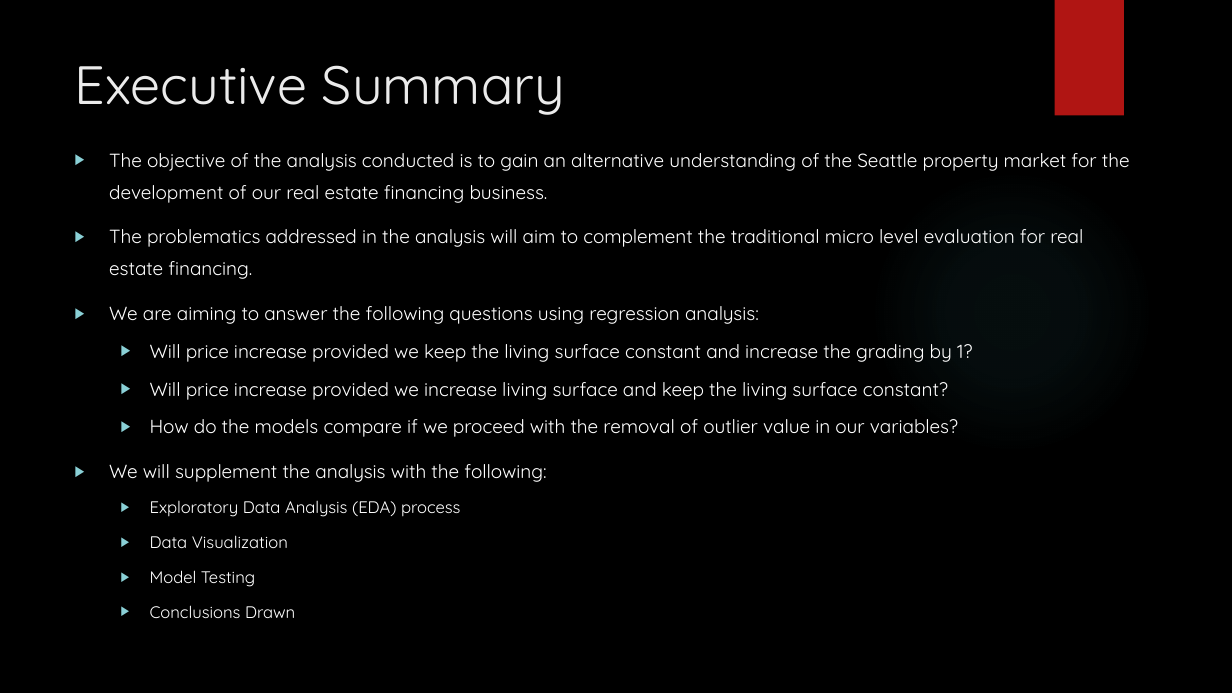
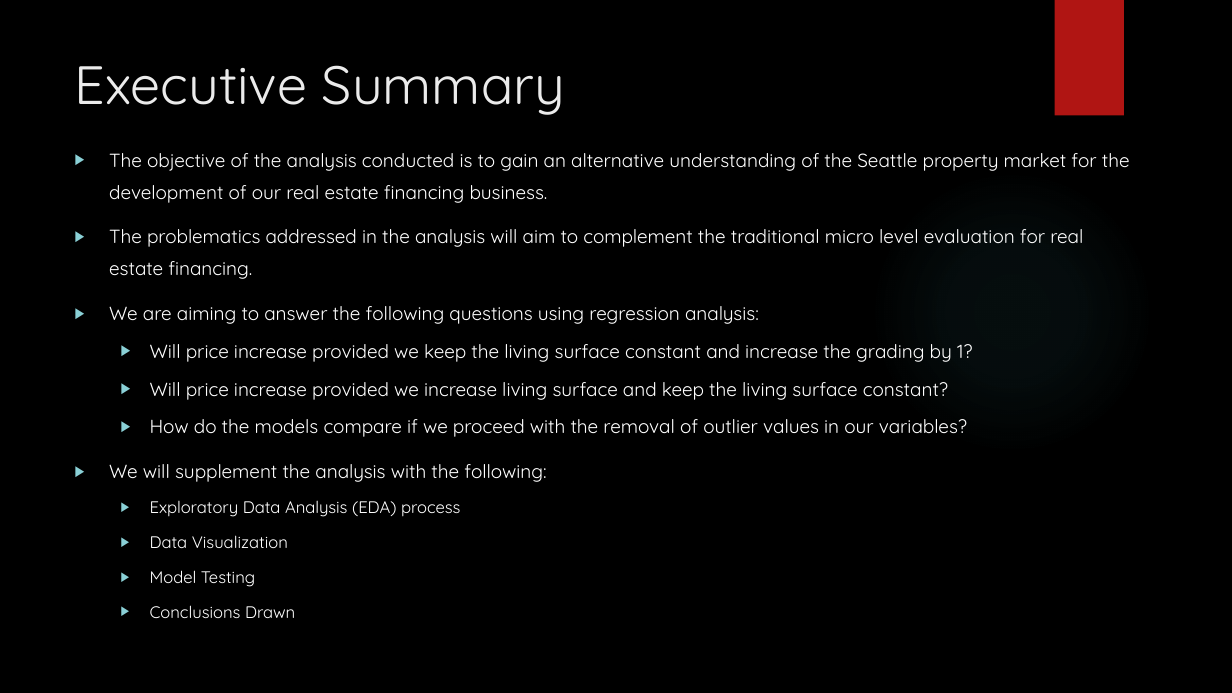
Before and after one commit to Silkways/Seattlers, a slide deck: slide 2 of Flatiron_Mod_1_Slides.pptx. Drawn at 1232x693 pixels with LibreOffice and Linux fonts; fonts in the diff are those of the drawing; background and template pictures are left out. Boxes give left, top, right and bottom in pixels: in the first picture for what was removed or moved away, otherwise in the second. Text is boxed around its words. In the diff, an @@ line names an element or a change of style, - is before the commit and + after.

```diff
--- a/Flatiron_Mod_1_Slides.pptx
+++ b/Flatiron_Mod_1_Slides.pptx
@@ text at (150,419,967,437): text changed @@
-  ▶ How do the models compare if we proceed with the removal of outlier value in our variables?
+  ▶ How do the models compare if we proceed with the removal of outlier values in our variables?
```
Also in this commit, not shown: 1 other file.
